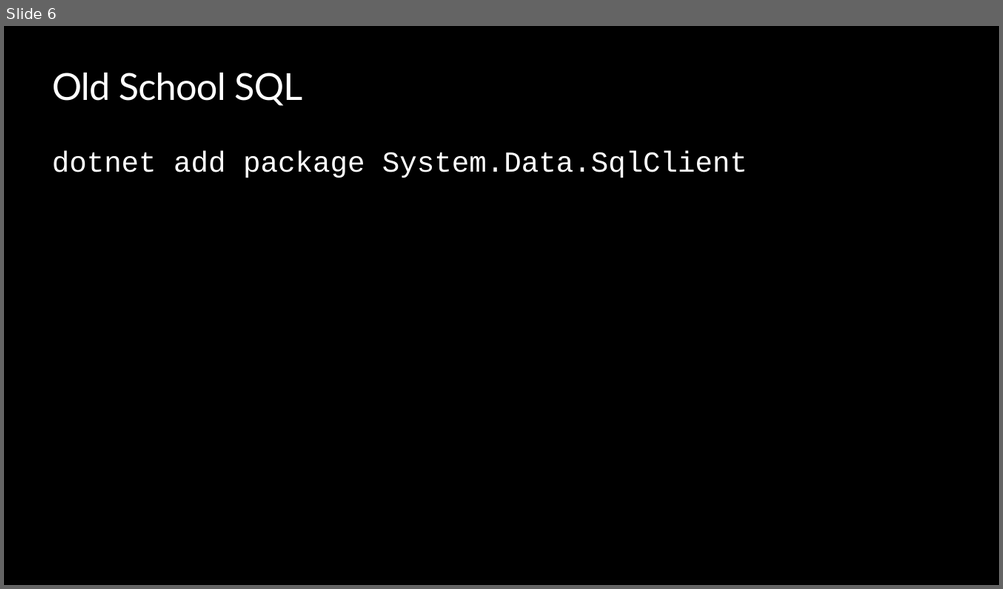
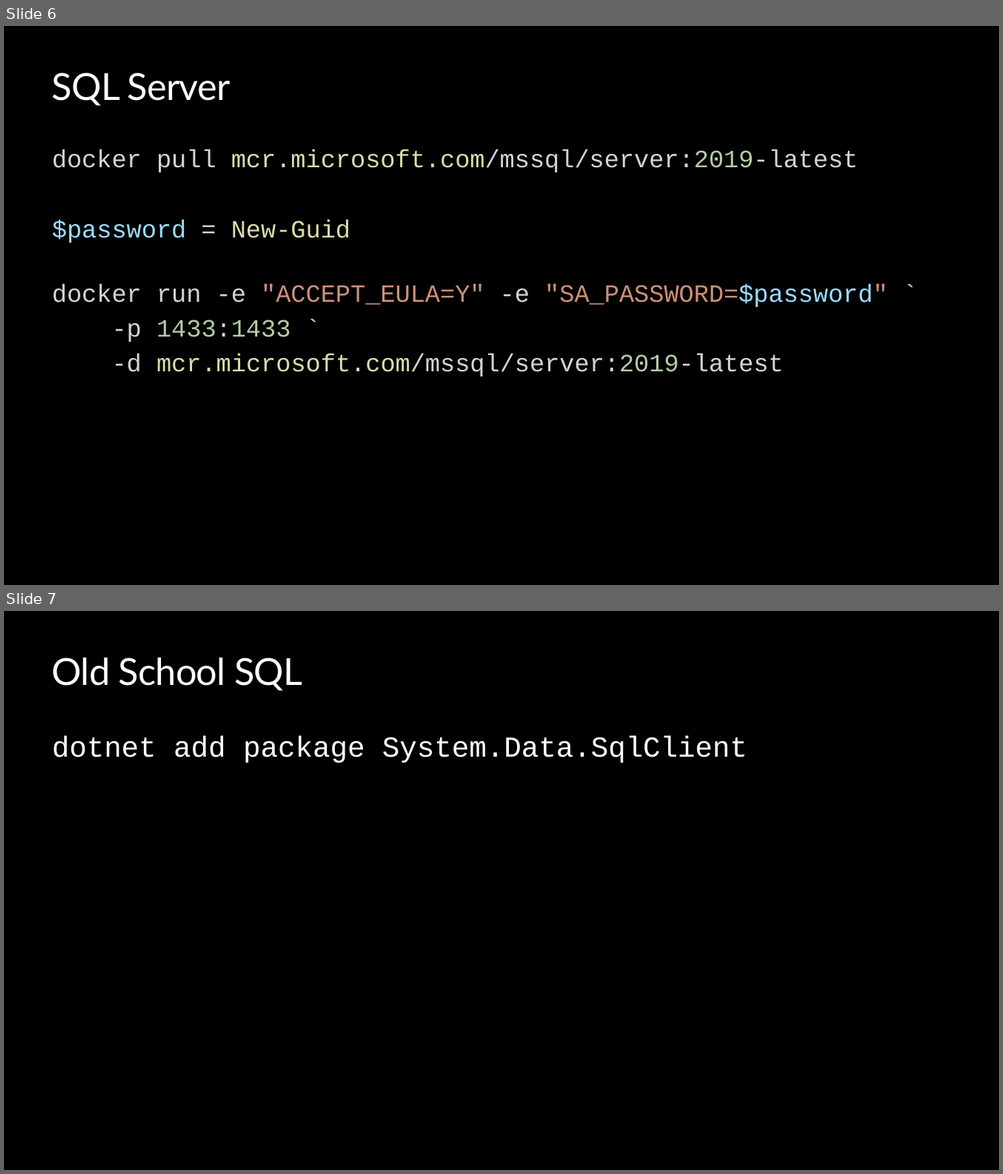
Before and after one commit to ondfisk/BDSA2020, a slide deck: Slides/Lecture04 - Data Access and Entity Framework Core.pptx. Shown one above the other, each under a label of ours: slide 6 before the commit, slides 6 and 7 after it. The pictures are 1003x589 and 1003x1174 pixels, drawn with LibreOffice and Linux fonts; fonts in the diff are those of the drawing; background and template pictures are left out. Boxes give left, top, right and bottom in pixels: in the first picture for what was removed or moved away, otherwise in the second. Text is boxed around its words. In the diff, an @@ line names an element or a change of style, - is before the commit and + after.

Commit message:
slides

```diff
--- a/Slides/Lecture04 - Data Access and Entity Framework Core.pptx
+++ b/Slides/Lecture04 - Data Access and Entity Framework Core.pptx
@@ slide 6 added at [4, 26, 999, 585], background #000000 @@
@@ title added at [52, 73, 230, 106], 36 pt, text #FFFFFF @@
+SQL Server
@@ text added at [52, 150, 888, 377], 24 pt, text #D4D4D4 @@
+docker pull mcr.microsoft.com/mssql/server:2019-latest
+$password = New-Guid
+docker run -e "ACCEPT_EULA=Y" -e "SA_PASSWORD=$password" `
+-p 1433:1433 `
+-d mcr.microsoft.com/mssql/server:2019-latest
@@ what was slide 6 is now slide 7 @@
```
Also in this commit, not shown: 1 slide changed.
